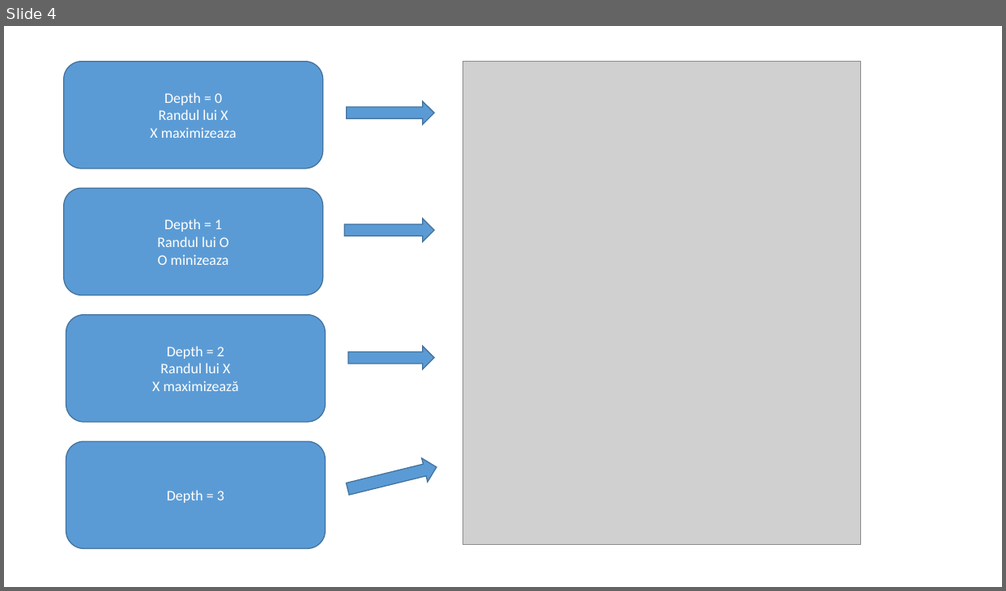
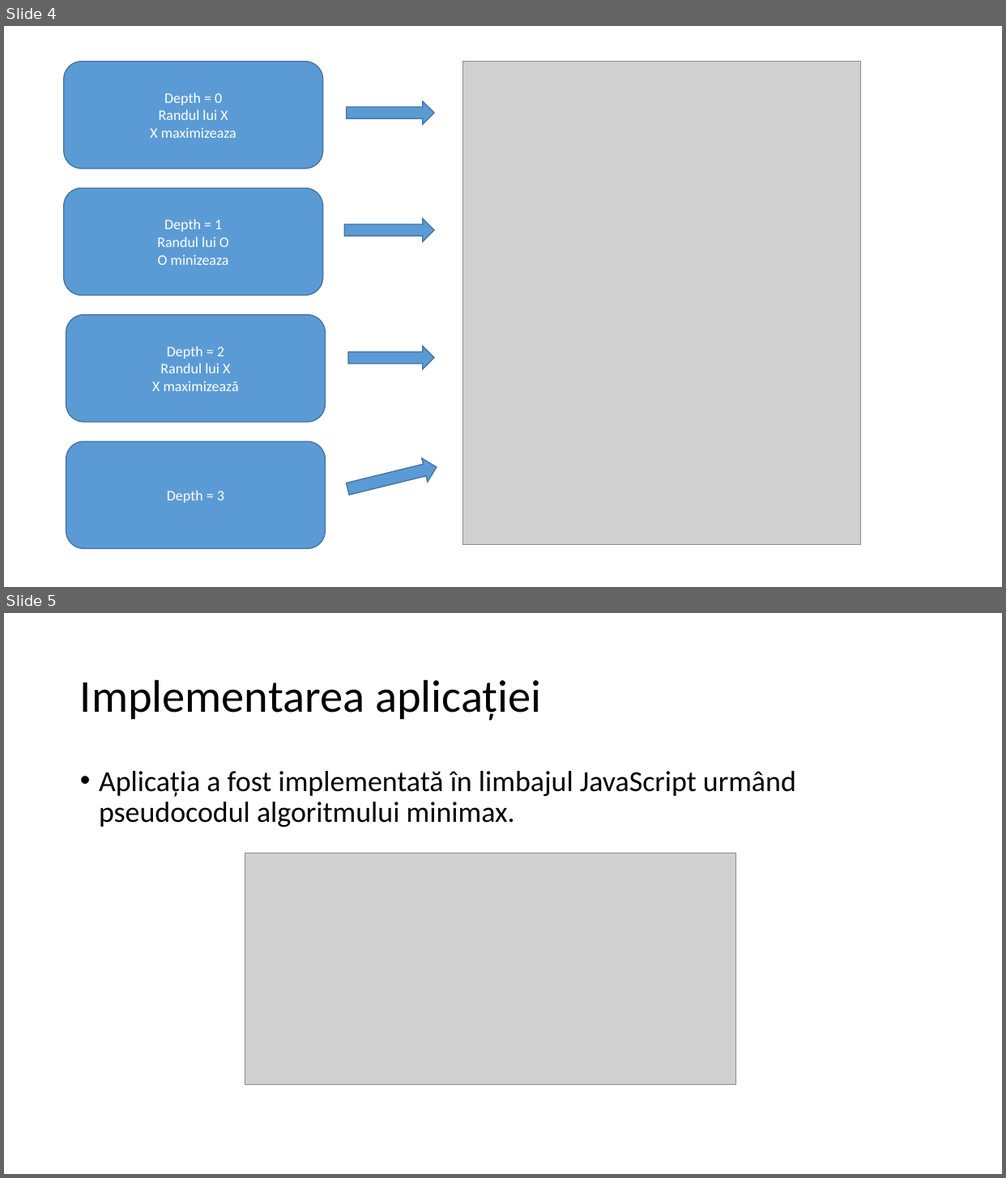
Before and after one commit to bogdanbudescu/nx-web-mobile, a slide deck: X-O Minimax 1.pptx. Shown one above the other, each under a label of ours: slide 4 before the commit, slides 4 and 5 after it. The pictures are 1006x591 and 1006x1178 pixels, drawn with LibreOffice and Linux fonts; fonts in the diff are those of the drawing; grey boxes stand for pictures. Boxes give left, top, right and bottom in pixels: in the first picture for what was removed or moved away, otherwise in the second. Text is boxed around its words. In the diff, an @@ line names an element or a change of style, - is before the commit and + after.

```diff
--- a/X-O Minimax 1.pptx
+++ b/X-O Minimax 1.pptx
@@ slide 5 added at [4,613,1002,1174], background #FFFFFF @@
@@ title added at [80,679,541,721], 44 pt, text #000000 @@
+Implementarea aplicației
@@ text added at [99,771,796,827], 28 pt, text #000000 @@
+• Aplicația a fost implementată în limbajul JavaScript urmând pseudocodul algoritmului minimax.
@@ picture added at [245,854,736,1085] @@
```
Also in this commit, not shown: 1 slide changed, 1 slide removed, 4 other files.
